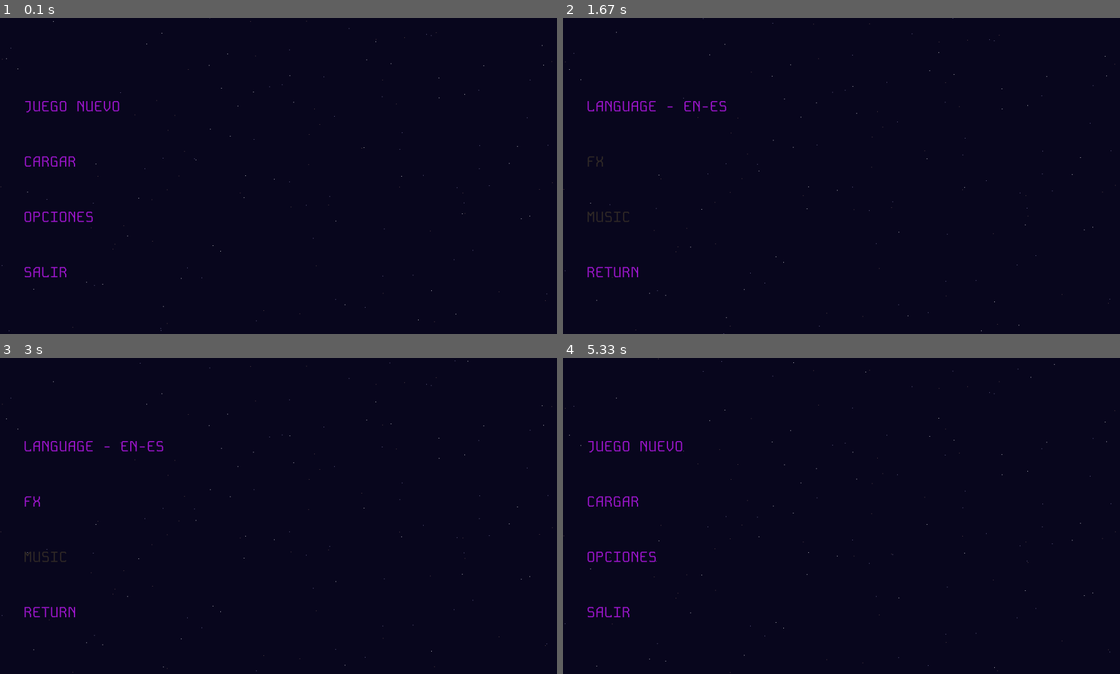
Above: before the commit, frames 1-4 (two rows, left to right).
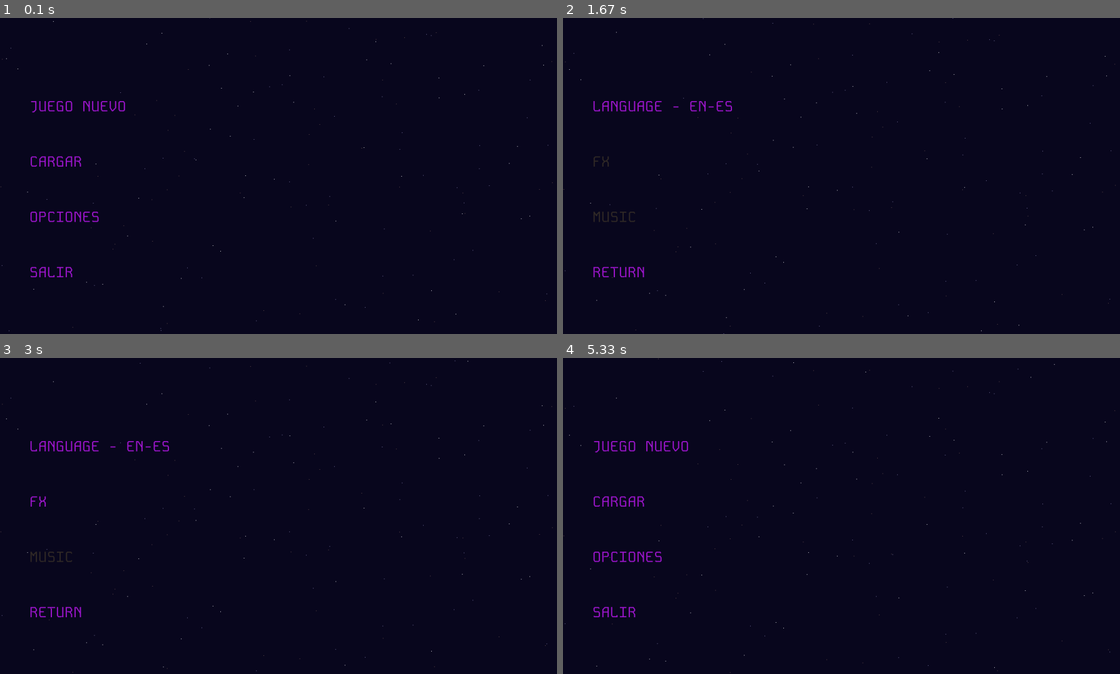
Above: after the commit, the same moments.

Repository: MicaelaEdith/spacecraftGame-pygame
Game: pygame game, started from main.py
Two runs of this game, one before a commit and one after it. Both use one fixed random seed, a clock stepped at 60 frames per second and the inputs below.
Inputs (mouse positions are in pixels of both pictures, inside the frame that each line leads up to):
- Up to frame 1 (0.1 s): no input
- Up to frame 2 (1.67 s): click "OPCIONES" at 0.38 s; press the mouse at (618, 217) at 0.7 s; move the mouse to (718, 236) at 0.8 s; release the mouse at (819, 258) at 0.93 s; press the mouse at (652, 106) at 1.03 s; move the mouse to (696, 172) at 1.13 s; release the mouse at (741, 239) at 1.27 s; press the mouse at (601, 160) at 1.37 s; move the mouse to (707, 176) at 1.47 s; release the mouse at (808, 191) at 1.6 s
- Up to frame 3 (3 s): press the mouse at (55, 610) at 1.7 s; move the mouse to (100, 569) at 1.8 s; release the mouse at (144, 528) at 1.93 s; press the mouse at (61, 557) at 2.03 s; move the mouse to (128, 582) at 2.13 s; release the mouse at (194, 607) at 2.27 s; press the mouse at (50, 557) at 2.37 s; move the mouse to (72, 487) at 2.47 s; release the mouse at (100, 418) at 2.6 s; press the mouse at (38, 500) at 2.7 s; move the mouse to (245, 547) at 2.8 s; release the mouse at (456, 591) at 2.93 s
- Up to frame 4 (5.33 s): press the mouse at (663, 446) at 3.03 s; move the mouse to (852, 449) at 3.13 s; release the mouse at (1042, 452) at 3.27 s; press the mouse at (652, 446) at 3.37 s; move the mouse to (685, 531) at 3.47 s; release the mouse at (718, 613) at 3.6 s; press the mouse at (618, 610) at 3.7 s; move the mouse to (763, 585) at 3.8 s; release the mouse at (908, 560) at 3.93 s; press the mouse at (624, 557) at 4.03 s; move the mouse to (657, 484) at 4.13 s; release the mouse at (691, 411) at 4.27 s; press the mouse at (663, 446) at 4.37 s; move the mouse to (847, 424) at 4.47 s; release the mouse at (1036, 402) at 4.6 s; press the mouse at (613, 557) at 4.7 s; move the mouse to (824, 560) at 4.8 s; release the mouse at (1030, 563) at 4.93 s; press the mouse at (618, 610) at 5.03 s; move the mouse to (819, 547) at 5.13 s; release the mouse at (1014, 484) at 5.27 s

The runs differ from the first frame. In frame 1, 1.0% of the frame differs, in the area x 4-23%, y 26-83%; in frame 2, 0.8%; in frame 3, 0.8%; in frame 4, 1.0%.

Commit message:
new assets

Diff:
--- a/cinematics.py
+++ b/cinematics.py
@@ -22,9 +22,9 @@
         self.animation.append(pygame.image.load("Assets/imgs/cinematica1-1.png").convert())
         self.animation.append(pygame.image.load("Assets/imgs/cinematica1-2.png").convert())
         self.animation.append(pygame.image.load("Assets/imgs/cinematica1-3.png").convert())
-        self.animation[0].set_colorkey([255, 18, 35])
-        self.animation[1].set_colorkey([255, 18, 35])
-        self.animation[2].set_colorkey([255, 18, 35])
+        self.animation[0].set_colorkey([0, 114, 178])
+        self.animation[1].set_colorkey([0, 114, 178])
+        self.animation[2].set_colorkey([0, 114, 178])
         self.full_hd = False
         self.screenWidth = screenWidth
         self.screenHeight = screenWidth
@@ -124,3 +124,22 @@
             lines.append(current_line)
 
         return lines
+
+
+class LevelUp():
+    def __init__(self, screenH):
+        self.current_level = None
+        self.image = pygame.image.load("Assets/imgs/cinematica2-LevelUp.png").convert_alpha()
+        self.x = 0
+        self.y = screenH + 300
+        self.speed = -5
+
+    def level_up_animation(self, display):
+        self.y += self.speed
+        display.blit(self.image, (int(self.x), int(self.y)))
+
+        if self.y + self.image.get_height() < 0:        #########################################################CHECKTHIS!!!!!
+            print("true animation level")
+            return True
+        print("false animation level")
+        return False
--- a/data.py
+++ b/data.py
@@ -39,19 +39,3 @@
             writer = csv.DictWriter(file, fieldnames=self.fieldnames)
             writer.writeheader()
             writer.writerows(rows)
-
-if __name__ == "__main__":
-    data_manager = Data('game_data.csv')
-
-    data_manager.write_data([
-        {'name': 'Player1', 'level': 1, 'checkpoint': 1, 'health': 100, 'points': 10, 'mejoras': 'A1'},
-        {'name': 'Player2', 'level': 2, 'checkpoint': 3, 'health': 80, 'points': 20, 'mejoras': 'B2'}
-    ])
-
-    all_data = data_manager.read_data()
-    print(all_data)
-
-    data_manager.update_data('Player1', health=90, points=15)
-
-    updated_data = data_manager.read_data()
-    print(updated_data)
--- a/main.py
+++ b/main.py
@@ -1,11 +1,12 @@
 import pygame
+import random
 import os
 import sys
 import time
 from playerController import Player
 from map import Deep, Starts, Meteorite, Status
 from menu import Menu, MainMenu, OptionsMenu, Button
-from cinematics import Intro
+from cinematics import Intro, LevelUp
 
 pygame.init()
 
@@ -28,6 +29,8 @@
 status = Status(screenWidth, screenHeight,language)
 full_hd = False
 img_button = 'Assets/Buttons/'
+transition = False
+
 
 
 clock = pygame.time.Clock()
@@ -55,6 +58,7 @@
 
 intro = Intro(screenWidth, screenHeight)
 intro_flag = False
+level_up = LevelUp (screenHeight)
 
 
 xPosition = int((screenWidth / 2) - 40)
@@ -76,17 +80,17 @@
 
 if not full_hd:
     buttons_left = [
-        Button(screenWidth, 75, screenHeight // 3 * 2.15 - 10, img_button + "up_arrow.png"),
-        Button(screenWidth, 75, screenHeight // 3 * 2.15 + 65, img_button + "down_arrow.png"),
-        Button(screenWidth, 20, screenHeight // 3 * 2.15 + 25, img_button + "left_arrow.png"),
-        Button(screenWidth, 120, screenHeight // 3 * 2.15 + 25, img_button + "right_arrow.png"),
+        Button(screenWidth, 75, screenHeight // 3 * 2.15 - 52, img_button + "up_arrow.png"),
+        Button(screenWidth, 75, screenHeight // 3 * 2.15 + 52, img_button + "down_arrow.png"),
+        Button(screenWidth, 20, screenHeight // 3 * 2.15, img_button + "left_arrow.png"),
+        Button(screenWidth, 130, screenHeight // 3 * 2.15, img_button + "right_arrow.png"),
     ]
 
     buttons_right = [
-        Button(screenWidth, (screenWidth - 245), screenHeight // 3 * 2, img_button + "action_A.png"),
-        Button(screenWidth, (screenWidth - 165), screenHeight // 3 * 2, img_button + "action_B.png"),
-        Button(screenWidth, (screenWidth - 245), screenHeight // 3 * 2 + 75, img_button + "action_C.png"),
-        Button(screenWidth, (screenWidth - 165), screenHeight // 3 * 2 + 75, img_button + "action_D.png"),
+        Button(screenWidth, (screenWidth - 255), screenHeight // 3 * 2, img_button + "action_A.png"),
+        Button(screenWidth, (screenWidth - 160), screenHeight // 3 * 2, img_button + "action_B.png"),
+        Button(screenWidth, (screenWidth - 255), screenHeight // 3 * 2 + 85, img_button + "action_C.png"),
+        Button(screenWidth, (screenWidth - 160), screenHeight // 3 * 2 + 85, img_button + "action_D.png"),
     ]
 
     buttons_menu = [
@@ -95,10 +99,10 @@
     ]
 else:
     buttons_left = [
-        Button(screenWidth, 140, screenHeight // 3 * 2.15 , img_button + "up_arrow.png"),
-        Button(screenWidth, 140, screenHeight // 3 * 2.15 + 110, img_button + "down_arrow.png"),
-        Button(screenWidth, 50, screenHeight // 3 * 2.15 + 60, img_button + "left_arrow.png"),
-        Button(screenWidth, 210, screenHeight // 3 * 2.15 + 60, img_button + "right_arrow.png"),
+        Button(screenWidth, 160, screenHeight // 3 * 2.25 - 90 , img_button + "up_arrow.png"),
+        Button(screenWidth, 160, screenHeight // 3 * 2.25 + 90, img_button + "down_arrow.png"),
+        Button(screenWidth, 66, screenHeight // 3 * 2.25, img_button + "left_arrow.png"),
+        Button(screenWidth, 250, screenHeight // 3 * 2.25, img_button + "right_arrow.png"),
     ]
 
     buttons_right = [
@@ -117,7 +121,7 @@
 count_music = 0
 
 
-# Bucle Menu
+################################################################################# Bucle Menu
 while not game and not intro_flag:
     if count_music<1 and music_on:
         count_music+= 0.001
@@ -204,7 +208,7 @@
 starts2.speed = .5
 starts3.speed = .3
 
-# Bucle principal
+#################################################################################### Bucle principal
 pygame.mixer.music.load('Assets/Audio/main.mp3')
 if music_on:
     pygame.mixer.music.play(-1)
@@ -319,6 +323,10 @@
     player.movement['left'] = buttons_left[2].clicked
     player.movement['right'] = buttons_left[3].clicked
 
+
+######################################################################## LEVEL 0 ###############################################
+
+
     if level == 0:
         collision_detected = False
         for player_rect in player.rectList:
@@ -327,13 +335,22 @@
                     collision_detected = True
                     player.explosion_active = True
                     player.explosion_timer = 0
+                    player.xPosition += random.randrange(-4,4)
                     break
 
         if collision_detected:
             up_level += 1
 
+        if meteorite.metorites_count > 7 :
+            level = 1
+            transition = True
+
     if level == 1:
-        player.movePlayer()
+        #player.movePlayer()
+        pass
+
+
+############################################################################# update
 
     if start:
         player.movePlayer()
@@ -343,11 +360,23 @@
         starts1.drawStarts(display)
         starts2.drawStarts(display)
         starts3.drawStarts(display)
+
         if level == 0:
             meteorite.draw(display)
-
-        meteorite.draw(display)
-        meteorite.check_collisions(player)
+            meteorite.check_collisions(player)
+
+        if level == 2:
+            pass
+
+        if level == 3:
+            pass
+
+        if level == 4:
+            pass
+
+        if level == 5:
+            pass
+
         player.drawPlayer(display)
         player.updatePick()
         player.drawPick(display)
@@ -355,6 +384,9 @@
         status.updateStatus( player.health ,level)
         status.draw(display, level, player.health, player.score,language)
         player.resetActions()
+        if transition:  ###########################CHECK THIS!!!!!!!
+            level_up.level_up_animation(display)
+            transition = False
 
         for button in buttons_left + buttons_right + buttons_menu:
             button.draw(display)
--- a/map.py
+++ b/map.py
@@ -33,6 +33,7 @@
             pygame.draw.line(display, self.color, (line[0], line[1]), (line[0] + line[2], line[1]), 3)
 
         self.move_lines()
+
 class Starts():
     def __init__(self, screenW, screenH):
         self.screenW = int(screenW)
@@ -71,25 +72,34 @@
         self.screenW = int(screenW)
         self.screenH = int(screenH)
         self.speed = 2
-        self.chromaKey = [1, 7, 27]
-        self.image = pygame.image.load("Assets/Objects/meteorite.png")
+        self.chromaKey = [250, 105, 130]
+        self.image = pygame.image.load("Assets/Objects/meteorite_.png")
         self.image.set_colorkey(self.chromaKey)
         self.positionList = []
         self.rectList = []
         self.hit_count = [0] * 4
         self.explosion_images = []
-
-        for i in range(4):
+        self.scaled_images = []
+        self.metorites_count = 0
+
+        for i in range(7):
             self.xPosition = random.randrange(2, int(self.screenW - 95))
             self.yPosition = random.randrange(-1000, -100)
             self.meteoriteRect = self.image.get_rect(topleft=(self.xPosition, self.yPosition))
             self.positionList.append([self.xPosition, self.yPosition])
             self.rectList.append(self.meteoriteRect)
 
-        for i in range(1, 5):
+            scale_factor = random.uniform(1.5, 2)
+            new_size = (int(self.image.get_width() * scale_factor), int(self.image.get_height() * scale_factor))
+            scaled_image = pygame.transform.scale(self.image, new_size)
+
+            scaled_image.set_colorkey(self.chromaKey)
+            self.scaled_images.append(scaled_image)
+
+        for i in range(1,5):
             image = pygame.image.load(f"Assets/Objects/Demage ({i}).png")
             self.explosion_images.append(image)
-            self.explosion_images[i-1].set_colorkey([0,1,21])
+            self.explosion_images[i-1].set_colorkey([0, 1, 21])
 
         self.explosion_frame = 0
         self.explosion_active = [False] * 4
@@ -103,14 +113,15 @@
             if yP < self.screenH + 5:
                 yP += self.speed
             else:
+                self.metorites_count += 1
                 yP = random.randrange(-700, -100)
                 xP = random.randrange(2, int(self.screenW - 95))
 
             self.positionList[i] = [xP, yP]
             meteorite_rect.topleft = (xP, yP)
 
-        for rect in self.rectList:
-            display.blit(self.image, rect.topleft)
+        for i, rect in enumerate(self.rectList):
+            display.blit(self.scaled_images[i], rect.topleft)
 
         for i, active in enumerate(self.explosion_active):
             if active:
--- a/menu.py
+++ b/menu.py
@@ -32,12 +32,12 @@
         self.game = game
         self.full_hd = False
         self.font = pygame.font.Font(self.font_path, 50)
-        self.margin = 80
+        self.margin = 100
 
         if screenWidth > 1920 or screenHeight > 1080:
             self.full_hd = True
             self.font = pygame.font.Font(self.font_path, 80)
-            self.margin = 120
+            self.margin = 140
 
     def draw(self, display, lan, game):
         self.game = game
@@ -133,12 +133,12 @@
         self.buttons = []
         self.music_on = True
         self.sound_on = True
-        self.margin = 80
+        self.margin = 100
 
         if screenWidth > 1920 or screenHeight > 1080:
             self.full_hd = True
             self.font = pygame.font.Font(self.font_path, 80)
-            self.margin = 120
+            self.margin = 140
 
     def draw(self, display, lan, music_on, sound_on):
         self.lan_on = lan
@@ -224,7 +224,7 @@
         new_size = (int(original_size[0] * scale_factor), int(original_size[1] * scale_factor))
         self.image = pygame.transform.scale(self.image, new_size)
 
-        self.image.set_colorkey([1, 6, 26])
+        self.image.set_colorkey([250, 105, 130])
 
         self.rect = self.image.get_rect(topleft=(x, y))
 
Binary file changed: Assets/Buttons/action_A.png
Binary file changed: Assets/Buttons/action_B.png
Binary file changed: Assets/Buttons/action_C.png
Binary file changed: Assets/Buttons/action_D.png
Binary file changed: Assets/Buttons/down_arrow.png
Binary file changed: Assets/Buttons/exit.png
Binary file changed: Assets/Buttons/left_arrow.png
Binary file changed: Assets/Buttons/pause.png
Binary file changed: Assets/Buttons/right_arrow.png
Binary file changed: Assets/Buttons/up_arrow.png
Binary file added: Assets/Objects/meteorite_.png
Binary file changed: Assets/Player/1.png
(and 19 more such lines)
